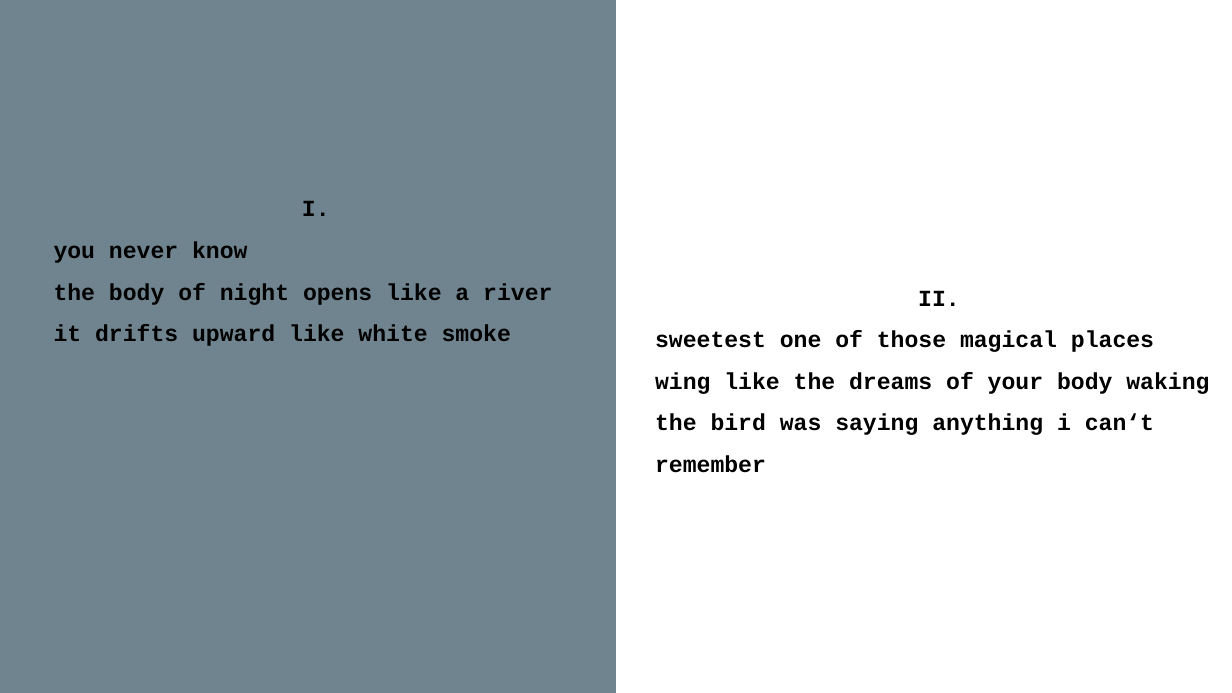
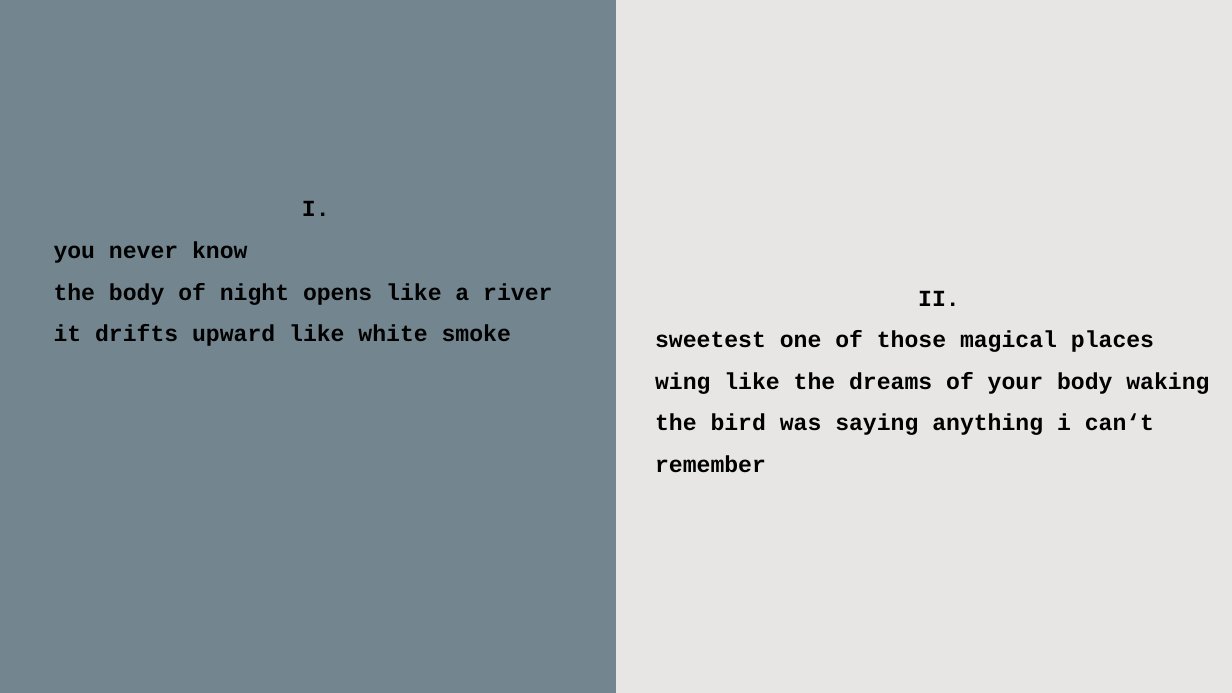
Before and after one commit to RebeccaSaalfeld/final_project, a slide deck: slide 2 of final_project.pptx (slide 3 before the commit). Drawn at 1232x693 pixels with LibreOffice and Linux fonts; fonts in the diff are those of the drawing. Boxes give left, top, right and bottom in pixels: in the first picture for what was removed or moved away, otherwise in the second. Text is boxed around its words. In the diff, an @@ line names an element or a change of style, - is before the commit and + after.

```diff
--- a/final_project.pptx
+++ b/final_project.pptx
@@ background #FFFFFF to #E7E6E5 @@
@@ rectangle at (x1=0, y1=0, x2=616, y2=693): fill #4D6673 at 80% opacity to #4D6673 at 75% opacity @@
```
Also in this commit, not shown: 2 other slides changed, 4 slides added, 2 slides removed, 16 other files.
